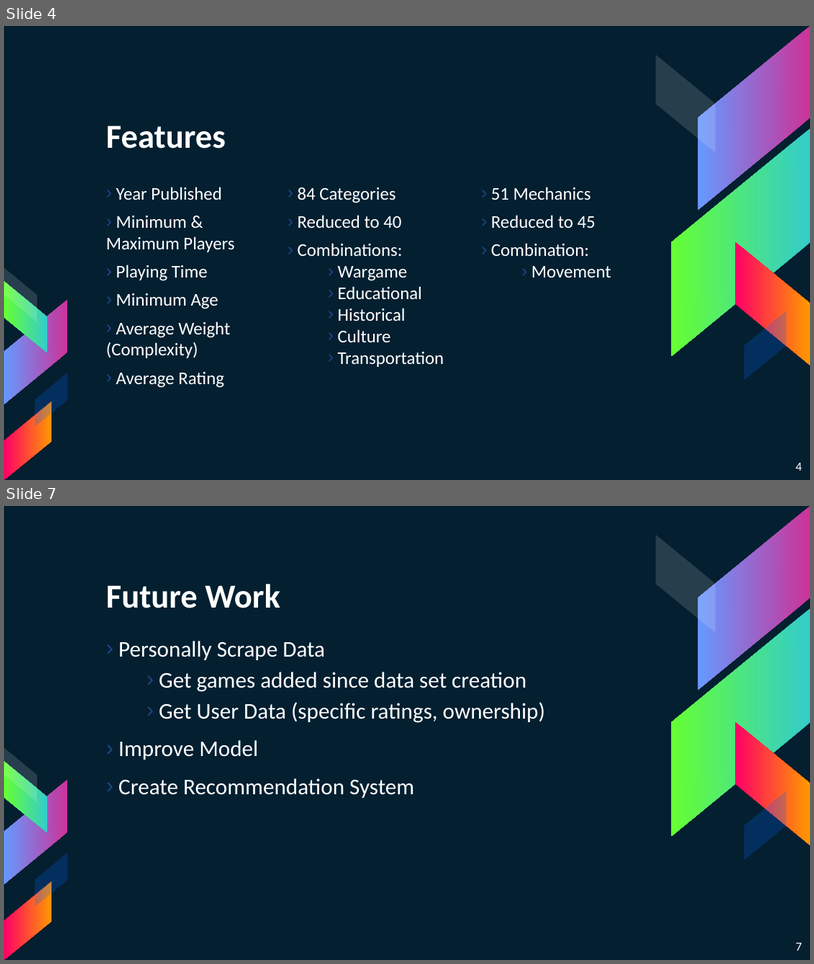
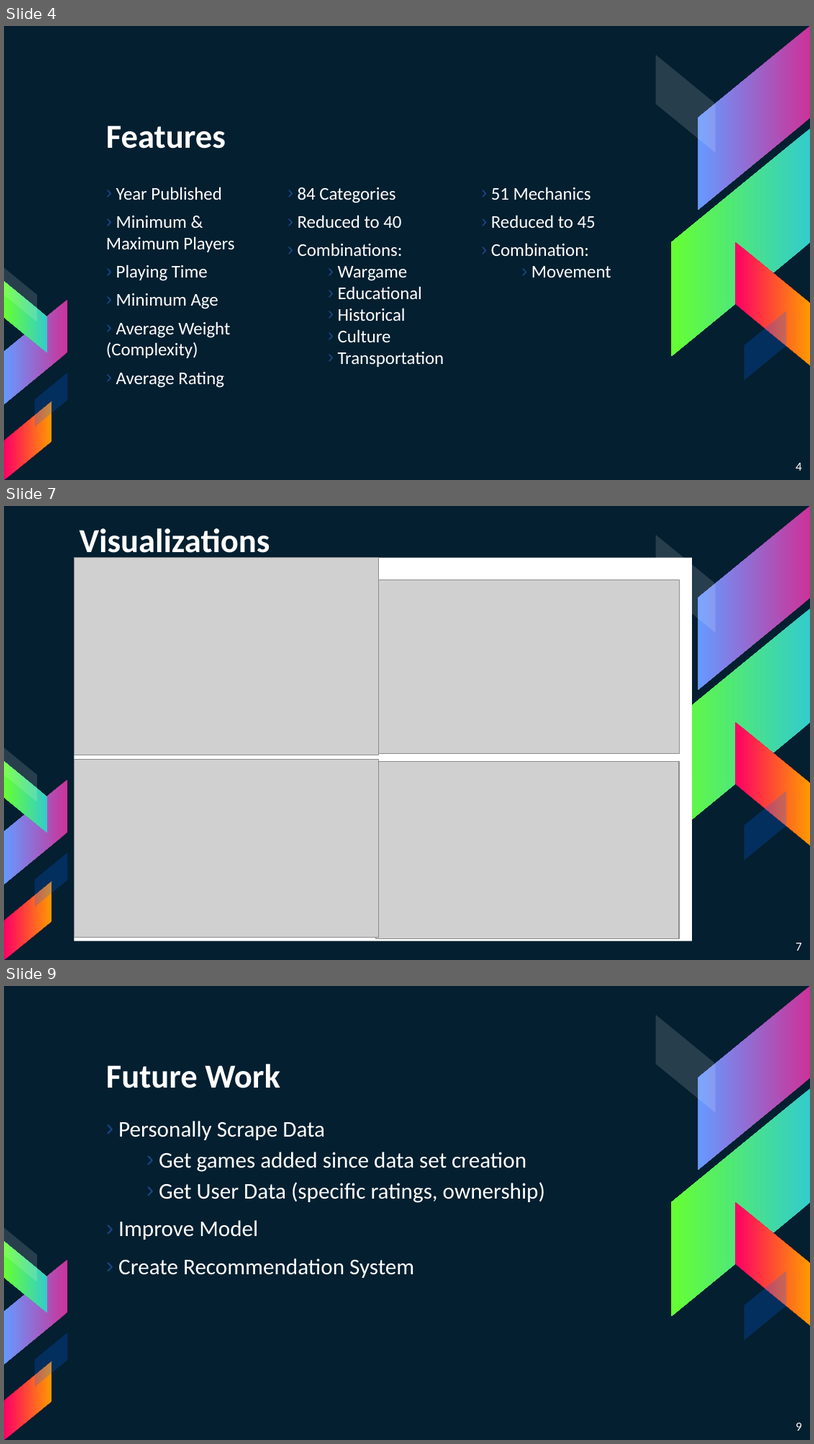
Before and after one commit to Atksmith88/board-game-statistics, a slide deck: board_game_statistics_presentation.pptx. Shown one above the other, each under a label of ours: slides 4 and 7 before the commit, slides 4, 7 and 9 after it; the slides between them are not shown. The pictures are 814x964 and 814x1444 pixels, drawn with LibreOffice and Linux fonts; fonts in the diff are those of the drawing; grey boxes stand for pictures. Boxes give left, top, right and bottom in pixels: in the first picture for what was removed or moved away, otherwise in the second. Text is boxed around its words. In the diff, an @@ line names an element or a change of style, - is before the commit and + after.

```diff
--- a/board_game_statistics_presentation.pptx
+++ b/board_game_statistics_presentation.pptx
@@ slide 7 added at (4, 506, 810, 960), background #041F30; not listed: 10 template elements that a slide beside it also shows @@
@@ title added at (80, 528, 270, 561), 30 pt, text #FFFFFF, bold @@
+Visualizations
@@ rectangle added at (74, 558, 692, 941), fill #FFFFFF @@
@@ picture added at (74, 558, 379, 754) @@
@@ picture added at (375, 580, 680, 754) @@
@@ picture added at (74, 759, 379, 937) @@
@@ picture added at (376, 761, 680, 938) @@
@@ page number added at (796, 942, 802, 950), 11 pt, text #FFFFFF @@
+7
@@ what was slide 7 is now slide 9 @@
@@ page number at (796, 1422, 802, 1430): text changed @@
-7
+9
```
Also in this commit, not shown: 3 slides changed, 1 other slide added, 1 other file.
